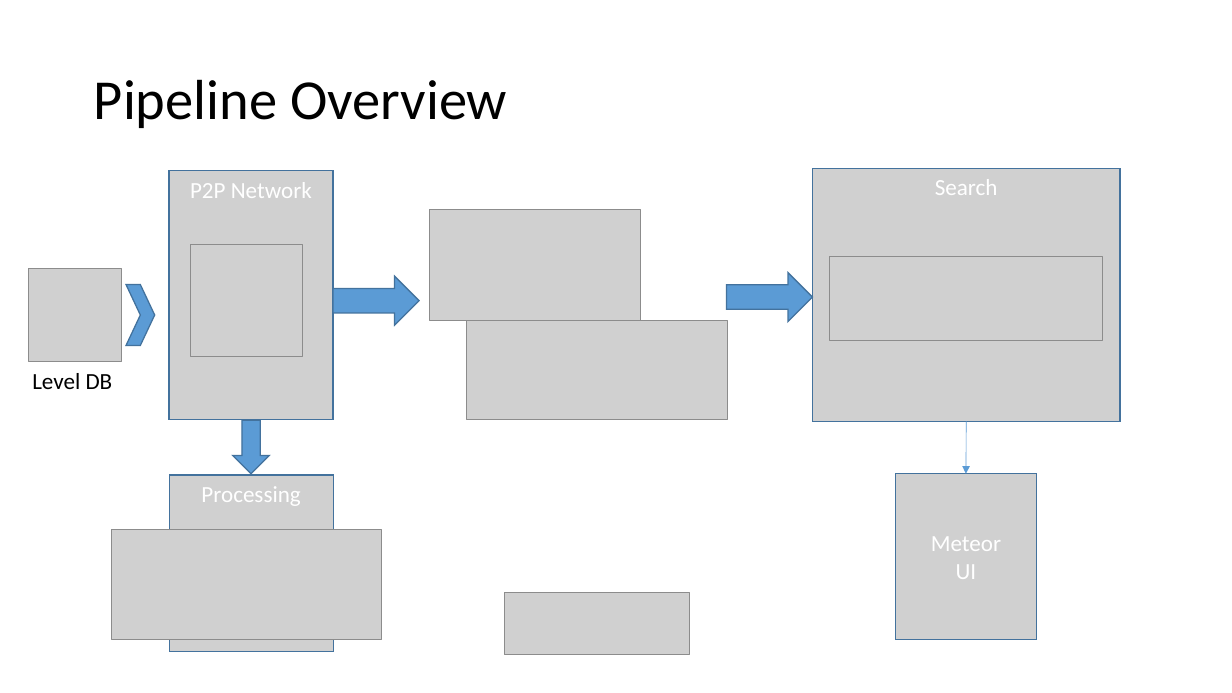
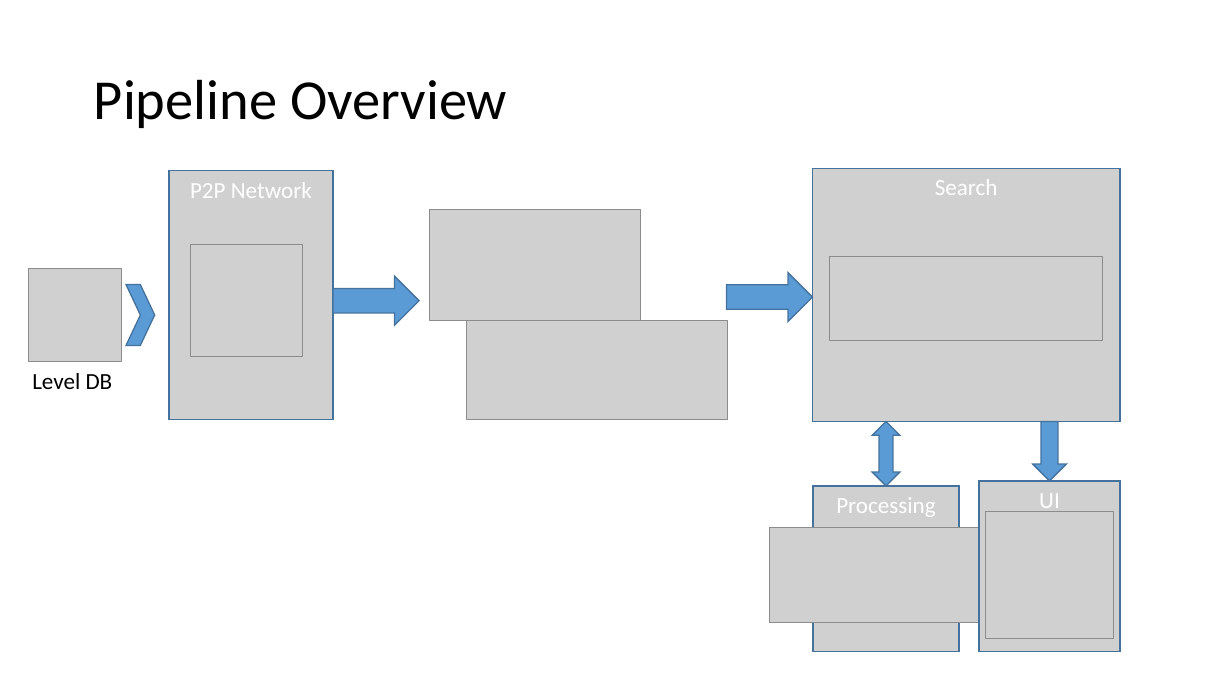
Before and after one commit to igorbarinov/blockchainnow, a slide deck: slide 6 of presentation/blockchain_now.pptx. Drawn at 1232x693 pixels with LibreOffice and Linux fonts; fonts in the diff are those of the drawing; grey boxes stand for pictures; background and template pictures are left out. Boxes give left, top, right and bottom in pixels: in the first picture for what was removed or moved away, otherwise in the second. Text is boxed around its words. In the diff, an @@ line names an element or a change of style, - is before the commit and + after.

```diff
--- a/presentation/blockchain_now.pptx
+++ b/presentation/blockchain_now.pptx
@@ up down arrow added at (872, 421, 900, 486), fill #5B9BD5, outline #43739E 1 pt @@
@@ arrow removed from (967, 421) to (966, 474) @@
@@ down arrow: place and size @@
-down arrow at (233, 421, 270, 474)
+down arrow at (1033, 421, 1067, 481)
@@ down arrow at (1033, 421, 1067, 481): mirrored @@
@@ picture "Processing": place and size @@
-picture "Processing" at (169, 475, 334, 652)
+picture "Processing" at (813, 486, 959, 652)
@@ picture "UI": place and size @@
-picture "UI" at (896, 474, 1037, 640)
+picture "UI" at (980, 481, 1121, 652)
@@ picture "UI" at (980, 481, 1121, 652): vertical alignment middle to top @@
@@ picture: place and size @@
-picture at (112, 530, 381, 640)
+picture at (770, 528, 1003, 623)
@@ text in picture at (931, 537, 1001, 551): paragraph removed @@
-Meteor
@@ picture added at (986, 511, 1114, 639) @@
@@ picture removed at (505, 592, 689, 655) @@
```
Also in this commit, not shown: 1 other slide changed, 2 slides added, 1 slide removed, 8 other files.
